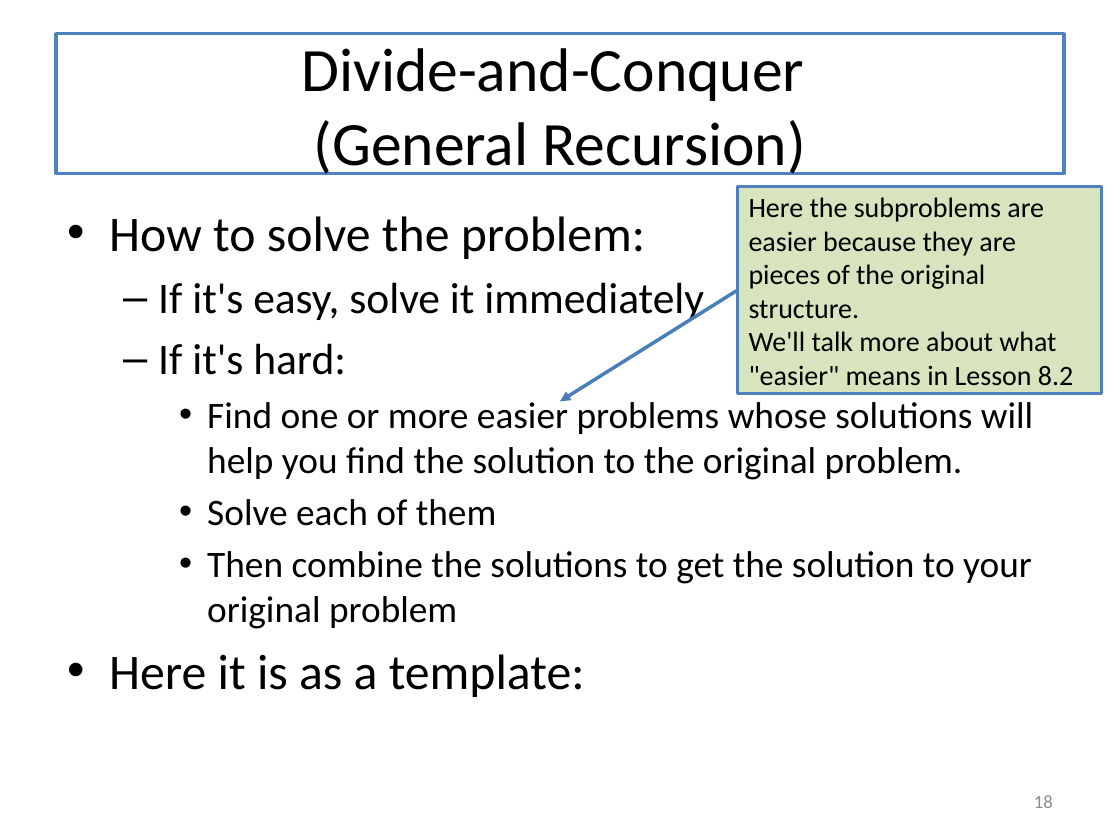
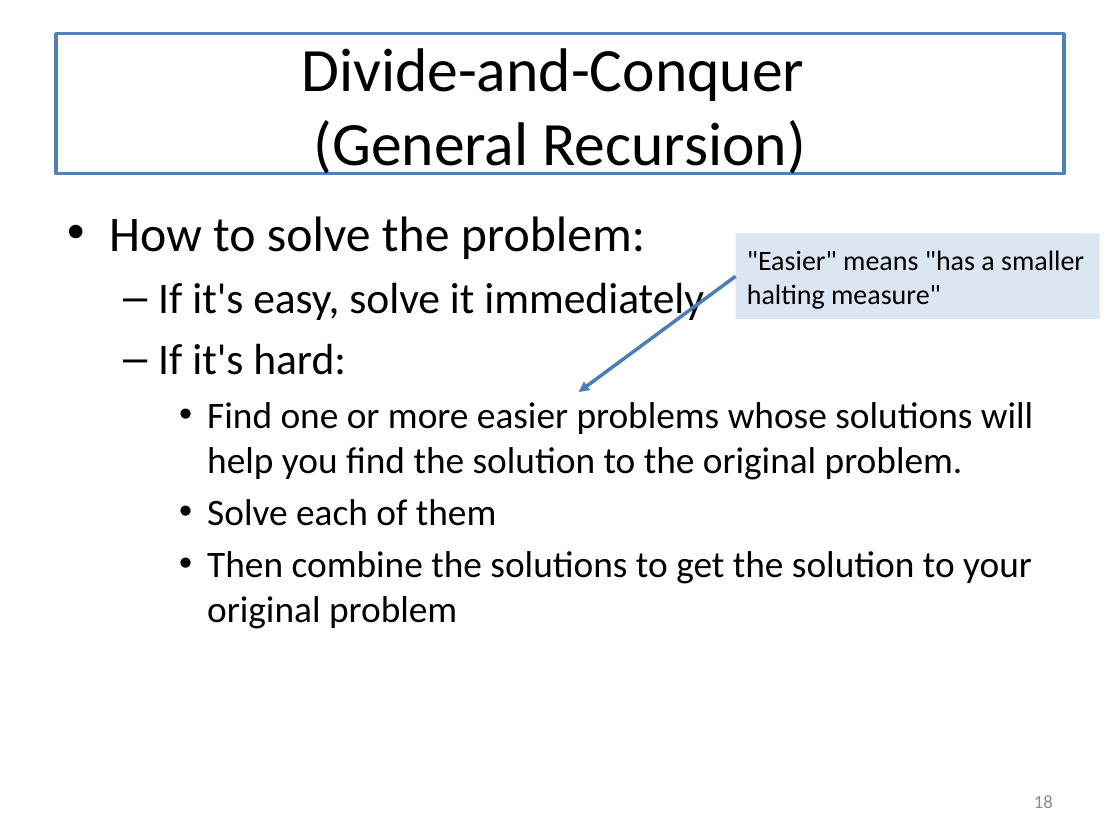
Before and after one commit to mwand/cs5010f16, a slide deck: slide 18 of Slides/Lesson 8.1 Introducing General Recursion.pptx. Drawn at 1120x840 pixels with LibreOffice and Linux fonts; fonts in the diff are those of the drawing. Boxes give left, top, right and bottom in pixels: in the first picture for what was removed or moved away, otherwise in the second. Text is boxed around its words. In the diff, an @@ line names an element or a change of style, - is before the commit and + after.

```diff
--- a/Slides/Lesson 8.1 Introducing General Recursion.pptx
+++ b/Slides/Lesson 8.1 Introducing General Recursion.pptx
@@ rectangle ""Easier" means "has a smaller ...": place and size @@
-rectangle ""Easier" means "has a smaller ..." at <box>737,187,1101,394</box>
+rectangle ""Easier" means "has a smaller ..." at <box>736,233,1100,319</box>
@@ rectangle ""Easier" means "has a smaller ..." at <box>736,233,1100,319</box>: fill #D7E4BD to #DCE6F2; outline #4F81BD 2 pt to none @@
@@ text in rectangle at <box>747,250,1084,309</box>: text changed @@
-Here the subproblems are easier because they are pieces of the original structure.
-We'll talk more about what "easier" means in Lesson 8.2
+"Easier" means "has a smaller halting measure"
@@ arrow moved from (737, 290) - (560, 401) to (736, 277) - (579, 392) @@
@@ text at <box>109,654,585,697</box>: paragraph removed @@
-• Here it is as a template:
```
Also in this commit, not shown: 22 other slides changed, 5 slides added, 11 other files.
